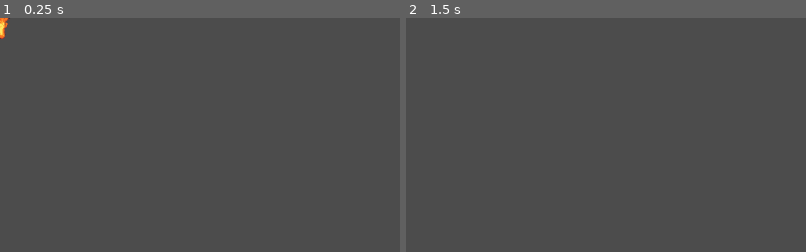
Above: before the commit, frames 1-2 (left to right).
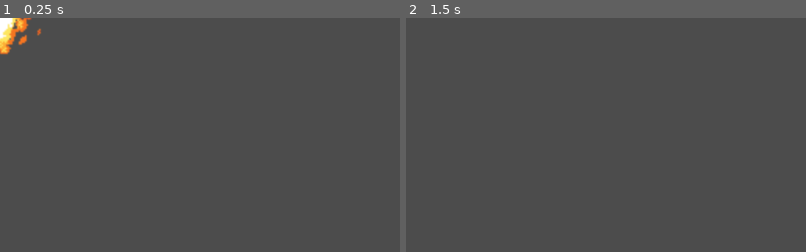
Above: after the commit, the same moments.

Repository: bluewolf44/2021_DTE_Project
Game: Godot game, scene res://Scenes/Projectile.tscn
Two runs of this game, one before a commit and one after it. Both use one fixed random seed, a clock stepped at 60 frames per second and the inputs below. This scene is started directly instead of the project's main scene.
Inputs (mouse positions are % of the whole screen's width and height, from its top left):
- Up to frame 1 (0.25 s): no input
- Up to frame 2 (1.5 s): tap Enter at 0.5 s; move the mouse to (72, 45) at 0.52 s; hold D (Move_Right) 0.53-1.28 s; click (72, 45) at 0.6 s; tap Space at 1.25 s; move the mouse to (30, 55) at 1.27 s; hold S (Move_Down) from 1.28 s (still down); tap Q (Q) at 1.35 s
The pictures show only the part of the screen within x 0-50%, y 0-50%; the shares and areas given below are measured in that part.

The runs differ from the first frame. In frame 1, 0.8% of the frame differs, in the area x 0-11%, y 0-16%; in frame 2, nothing differs.
Error in both runs: Attempt to call function 'get_node' in base 'null instance' on a null instance. (res://Scripts/Projectile.gd:8)

Commit message:
gave health and damage

Diff:
--- a/Project/Resource script/Action.gd
+++ b/Project/Resource script/Action.gd
@@ -10,7 +10,7 @@
 	{"name":"interact","input":"create","other":["String_input"]},
 	{"name":"affect","input":"create","other":["String_input"]},
 	{"name":"where","input":"create_one","other":["Where"]},
-	{"name":"effects","input":"create","other":[]},
+	{"name":"effects","input":"create","other":["Damage","After_projectile"]},
 	]
 
 export var name = "name"
--- /dev/null
+++ b/Project/Resource script/After_projectile.gd
@@ -0,0 +1,10 @@
+extends Resource
+class_name After_projectile
+var dont_show = true
+var type = "after_projectile"
+
+var create_inputs = [
+	{"name":"input","input":"create_one","other":["Action"]}
+]
+
+export(Resource) var input
--- /dev/null
+++ b/Project/Resource script/Damage.gd
@@ -0,0 +1,10 @@
+extends Resource
+class_name Damage
+var dont_show = true
+var type = "damage"
+
+var create_inputs = [
+	{"name":"input","input":"int"}
+]
+
+export var input = 0
--- a/Project/Resource script/String_input.gd
+++ b/Project/Resource script/String_input.gd
@@ -1,5 +1,4 @@
 extends Resource
-
 class_name String_input
 var dont_show = true
 
--- a/Project/Resoures/Fire_ball.tres
+++ /dev/null
@@ -1,30 +0,0 @@
-[gd_resource type="Resource" load_steps=7 format=2]
-
-[ext_resource path="res://Resource script/Action.gd" type="Script" id=1]
-[ext_resource path="res://Resource script/Where.gd" type="Script" id=2]
-[ext_resource path="res://Resource script/String_input.gd" type="Script" id=3]
-
-[sub_resource type="Resource" id=1]
-script = ExtResource( 3 )
-input = "Wall"
-
-[sub_resource type="Resource" id=2]
-script = ExtResource( 3 )
-input = "Enemy"
-
-[sub_resource type="Resource" id=3]
-script = ExtResource( 2 )
-type = 0
-amount = 0
-
-[resource]
-script = ExtResource( 1 )
-name = "Fire ball"
-time = -1.0
-speed = 400
-sprite = "Fire"
-description = "a ball of fire"
-interact = [ SubResource( 1 ), SubResource( 2 ) ]
-affect = [  ]
-where = SubResource( 3 )
-effects = [  ]
--- /dev/null
+++ b/Project/Resoures/Fire_ball2.tres
@@ -0,0 +1,59 @@
+[gd_resource type="Resource" load_steps=14 format=2]
+
+[ext_resource path="res://Resource script/String_input.gd" type="Script" id=1]
+[ext_resource path="res://Resource script/Action.gd" type="Script" id=2]
+[ext_resource path="res://Resource script/Where.gd" type="Script" id=3]
+[ext_resource path="res://Resource script/After_projectile.gd" type="Script" id=4]
+[ext_resource path="res://Resource script/Damage.gd" type="Script" id=5]
+
+[sub_resource type="Resource" id=1]
+script = ExtResource( 5 )
+input = 40
+
+[sub_resource type="Resource" id=2]
+script = ExtResource( 1 )
+input = "Enemy"
+
+[sub_resource type="Resource" id=3]
+script = ExtResource( 5 )
+input = 10
+
+[sub_resource type="Resource" id=4]
+script = ExtResource( 2 )
+name = "name"
+time = -1.0
+speed = 0
+sprite = "Sun"
+description = ""
+interact = [  ]
+affect = [ SubResource( 2 ) ]
+effects = [ SubResource( 3 ) ]
+
+[sub_resource type="Resource" id=5]
+script = ExtResource( 4 )
+input = SubResource( 4 )
+
+[sub_resource type="Resource" id=6]
+script = ExtResource( 1 )
+input = "Wall"
+
+[sub_resource type="Resource" id=7]
+script = ExtResource( 1 )
+input = "Enemy"
+
+[sub_resource type="Resource" id=8]
+script = ExtResource( 3 )
+type = 0
+amount = 20
+
+[resource]
+script = ExtResource( 2 )
+name = "Fire ball"
+time = -1.0
+speed = 400
+sprite = "Fire"
+description = "A ball of fire"
+interact = [ SubResource( 6 ), SubResource( 7 ) ]
+affect = [  ]
+where = SubResource( 8 )
+effects = [ SubResource( 1 ), SubResource( 5 ) ]
--- a/Project/Resoures/Slash.tres
+++ b/Project/Resoures/Slash.tres
@@ -1,14 +1,19 @@
-[gd_resource type="Resource" load_steps=6 format=2]
+[gd_resource type="Resource" load_steps=8 format=2]
 
 [ext_resource path="res://Resource script/Action.gd" type="Script" id=1]
 [ext_resource path="res://Resource script/String_input.gd" type="Script" id=2]
 [ext_resource path="res://Resource script/Where.gd" type="Script" id=3]
+[ext_resource path="res://Resource script/Damage.gd" type="Script" id=4]
 
 [sub_resource type="Resource" id=1]
 script = ExtResource( 2 )
 input = "Enemy"
 
 [sub_resource type="Resource" id=2]
+script = ExtResource( 4 )
+input = 60
+
+[sub_resource type="Resource" id=3]
 script = ExtResource( 3 )
 type = 0
 amount = 40
@@ -22,5 +27,5 @@
 description = "A slash with a weapoon"
 interact = [  ]
 affect = [ SubResource( 1 ) ]
-where = SubResource( 2 )
-effects = [  ]
+where = SubResource( 3 )
+effects = [ SubResource( 2 ) ]
--- a/Project/Scenes/Player.tscn
+++ b/Project/Scenes/Player.tscn
@@ -841,7 +841,7 @@
 texture = ExtResource( 1 )
 hframes = 32
 vframes = 8
-frame = 193
+frame = 195
 __meta__ = {
 "_edit_lock_": true
 }
@@ -850,7 +850,7 @@
 texture = ExtResource( 2 )
 hframes = 32
 vframes = 8
-frame = 193
+frame = 195
 __meta__ = {
 "_edit_lock_": true
 }
--- a/Project/Scenes/Projectile.tscn
+++ b/Project/Scenes/Projectile.tscn
@@ -1,8 +1,9 @@
-[gd_scene load_steps=7 format=2]
+[gd_scene load_steps=9 format=2]
 
 [ext_resource path="res://Sprites/11_fire_spritesheet.png" type="Texture" id=1]
 [ext_resource path="res://Scripts/Projectile.gd" type="Script" id=2]
 [ext_resource path="res://Sprites/slash/spritesheet.png" type="Texture" id=3]
+[ext_resource path="res://Sprites/16_sunburn_spritesheet.png" type="Texture" id=4]
 
 [sub_resource type="Animation" id=1]
 resource_name = "Fire"
@@ -205,28 +206,132 @@
 "values": [ Vector2( 2, 2 ) ]
 }
 
-[sub_resource type="RectangleShape2D" id=3]
-extents = Vector2( 7.2, 16 )
+[sub_resource type="Animation" id=3]
+resource_name = "Sun"
+length = 6.1
+loop = true
+tracks/0/type = "value"
+tracks/0/path = NodePath("Spell_attack:texture")
+tracks/0/interp = 1
+tracks/0/loop_wrap = true
+tracks/0/imported = false
+tracks/0/enabled = true
+tracks/0/keys = {
+"times": PoolRealArray( 0 ),
+"transitions": PoolRealArray( 1 ),
+"update": 1,
+"values": [ ExtResource( 4 ) ]
+}
+tracks/1/type = "value"
+tracks/1/path = NodePath("Spell_attack:hframes")
+tracks/1/interp = 1
+tracks/1/loop_wrap = true
+tracks/1/imported = false
+tracks/1/enabled = true
+tracks/1/keys = {
+"times": PoolRealArray( 0 ),
+"transitions": PoolRealArray( 1 ),
+"update": 1,
+"values": [ 8 ]
+}
+tracks/2/type = "value"
+tracks/2/path = NodePath("Spell_attack:vframes")
+tracks/2/interp = 1
+tracks/2/loop_wrap = true
+tracks/2/imported = false
+tracks/2/enabled = true
+tracks/2/keys = {
+"times": PoolRealArray( 0 ),
+"transitions": PoolRealArray( 1 ),
+"update": 1,
+"values": [ 8 ]
+}
+tracks/3/type = "value"
+tracks/3/path = NodePath("Area2D/CollisionShape2D:shape:extents")
+tracks/3/interp = 1
+tracks/3/loop_wrap = true
+tracks/3/imported = false
+tracks/3/enabled = true
+tracks/3/keys = {
+"times": PoolRealArray( 0 ),
+"transitions": PoolRealArray( 1 ),
+"update": 0,
+"values": [ Vector2( 20, 20 ) ]
+}
+tracks/4/type = "value"
+tracks/4/path = NodePath("Area2D/CollisionShape2D:position")
+tracks/4/interp = 1
+tracks/4/loop_wrap = true
+tracks/4/imported = false
+tracks/4/enabled = true
+tracks/4/keys = {
+"times": PoolRealArray( 0 ),
+"transitions": PoolRealArray( 1 ),
+"update": 0,
+"values": [ Vector2( 0, 0 ) ]
+}
+tracks/5/type = "value"
+tracks/5/path = NodePath("Spell_attack:frame")
+tracks/5/interp = 1
+tracks/5/loop_wrap = true
+tracks/5/imported = false
+tracks/5/enabled = true
+tracks/5/keys = {
+"times": PoolRealArray( 0, 0.1, 0.2, 0.3, 0.4, 0.5, 0.6, 0.7, 0.8, 0.9, 1, 1.1, 1.2, 1.3, 1.4, 1.5, 1.6, 1.7, 1.8, 1.9, 2, 2.1, 2.2, 2.3, 2.4, 2.5, 2.6, 2.7, 2.8, 2.9, 3, 3.1, 3.2, 3.3, 3.4, 3.5, 3.6, 3.7, 3.8, 3.9, 4, 4.1, 4.2, 4.3, 4.4, 4.5, 4.6, 4.7, 4.8, 4.9, 5, 5.1, 5.2, 5.3, 5.4, 5.5, 5.6, 5.7, 5.8, 5.9, 6 ),
+"transitions": PoolRealArray( 1, 1, 1, 1, 1, 1, 1, 1, 1, 1, 1, 1, 1, 1, 1, 1, 1, 1, 1, 1, 1, 1, 1, 1, 1, 1, 1, 1, 1, 1, 1, 1, 1, 1, 1, 1, 1, 1, 1, 1, 1, 1, 1, 1, 1, 1, 1, 1, 1, 1, 1, 1, 1, 1, 1, 1, 1, 1, 1, 1, 1 ),
+"update": 1,
+"values": [ 0, 1, 2, 3, 4, 5, 6, 7, 8, 9, 10, 11, 12, 13, 14, 15, 16, 17, 18, 19, 20, 21, 22, 23, 24, 25, 26, 27, 28, 29, 30, 31, 32, 33, 34, 35, 36, 37, 38, 39, 40, 41, 42, 43, 44, 45, 46, 47, 48, 49, 50, 51, 52, 53, 54, 55, 56, 57, 58, 59, 60 ]
+}
+tracks/6/type = "value"
+tracks/6/path = NodePath("Attacks:playback_speed")
+tracks/6/interp = 1
+tracks/6/loop_wrap = true
+tracks/6/imported = false
+tracks/6/enabled = true
+tracks/6/keys = {
+"times": PoolRealArray( 0 ),
+"transitions": PoolRealArray( 1 ),
+"update": 0,
+"values": [ 3.0 ]
+}
+tracks/7/type = "value"
+tracks/7/path = NodePath(".:scale")
+tracks/7/interp = 1
+tracks/7/loop_wrap = true
+tracks/7/imported = false
+tracks/7/enabled = true
+tracks/7/keys = {
+"times": PoolRealArray( 0 ),
+"transitions": PoolRealArray( 1 ),
+"update": 0,
+"values": [ Vector2( 2, 2 ) ]
+}
+
+[sub_resource type="RectangleShape2D" id=4]
+extents = Vector2( 20, 20 )
 
 [node name="Projectile" type="Node2D"]
+scale = Vector2( 2, 2 )
 script = ExtResource( 2 )
 
 [node name="Spell_attack" type="Sprite" parent="."]
-texture = ExtResource( 1 )
+texture = ExtResource( 4 )
 hframes = 8
 vframes = 8
 
 [node name="Attacks" type="AnimationPlayer" parent="."]
-playback_speed = 8.0
+playback_speed = 3.0
 anims/Fire = SubResource( 1 )
 anims/Slash = SubResource( 2 )
+anims/Sun = SubResource( 3 )
 
 [node name="Area2D" type="Area2D" parent="."]
-position = Vector2( 0.992126, -0.992126 )
+__meta__ = {
+"_edit_lock_": true
+}
 
 [node name="CollisionShape2D" type="CollisionShape2D" parent="Area2D"]
-position = Vector2( 1.2, 10.7 )
-shape = SubResource( 3 )
+shape = SubResource( 4 )
 
 [node name="Timer" type="Timer" parent="."]
 one_shot = true
--- a/Project/Scripts/Enemys.gd
+++ b/Project/Scripts/Enemys.gd
@@ -4,11 +4,23 @@
 
 var speed = 150
 var type = "Enemy"
+var health = 50
 
 func _process(delta):
 	if position.distance_to(player.position) < 600:
 		move_and_collide((player.position-position).normalized()*delta*speed)
 
 func interact(effects):
-	print(effects)
+	for e in effects:
+		match e.type:
+			"damage":
+				health -= e.input
+				if health <= 0:
+					died()
+			"after_projectile":
+				get_node("/root/World").create_projectile(position,e.input)
+
+
+func died():
+	yield(get_tree(),"idle_frame")
 	queue_free()
--- a/Project/Scripts/Player.gd
+++ b/Project/Scripts/Player.gd
@@ -6,7 +6,7 @@
 var other_action = false
 
 var held_action = 0
-var action_hold = [load("res://Resoures/Fire_ball.tres"),load("res://Resoures/Slash.tres")]
+var action_hold = [load("res://Resoures/Fire_ball2.tres"),load("res://Resoures/Slash.tres")]
 
 var held_postion
 var move_towards
--- a/Project/project.godot
+++ b/Project/project.godot
@@ -15,6 +15,16 @@
 "path": "res://Resource script/Action.gd"
 }, {
 "base": "Resource",
+"class": "After_projectile",
+"language": "GDScript",
+"path": "res://Resource script/After_projectile.gd"
+}, {
+"base": "Resource",
+"class": "Damage",
+"language": "GDScript",
+"path": "res://Resource script/Damage.gd"
+}, {
+"base": "Resource",
 "class": "String_input",
 "language": "GDScript",
 "path": "res://Resource script/String_input.gd"
@@ -26,6 +36,8 @@
 } ]
 _global_script_class_icons={
 "Action": "",
+"After_projectile": "",
+"Damage": "",
 "String_input": "",
 "Where": ""
 }
Binary file added: Project/Sprites/16_sunburn_spritesheet.png
Not shown, added: Project/Sprites/16_sunburn_spritesheet.png.import
